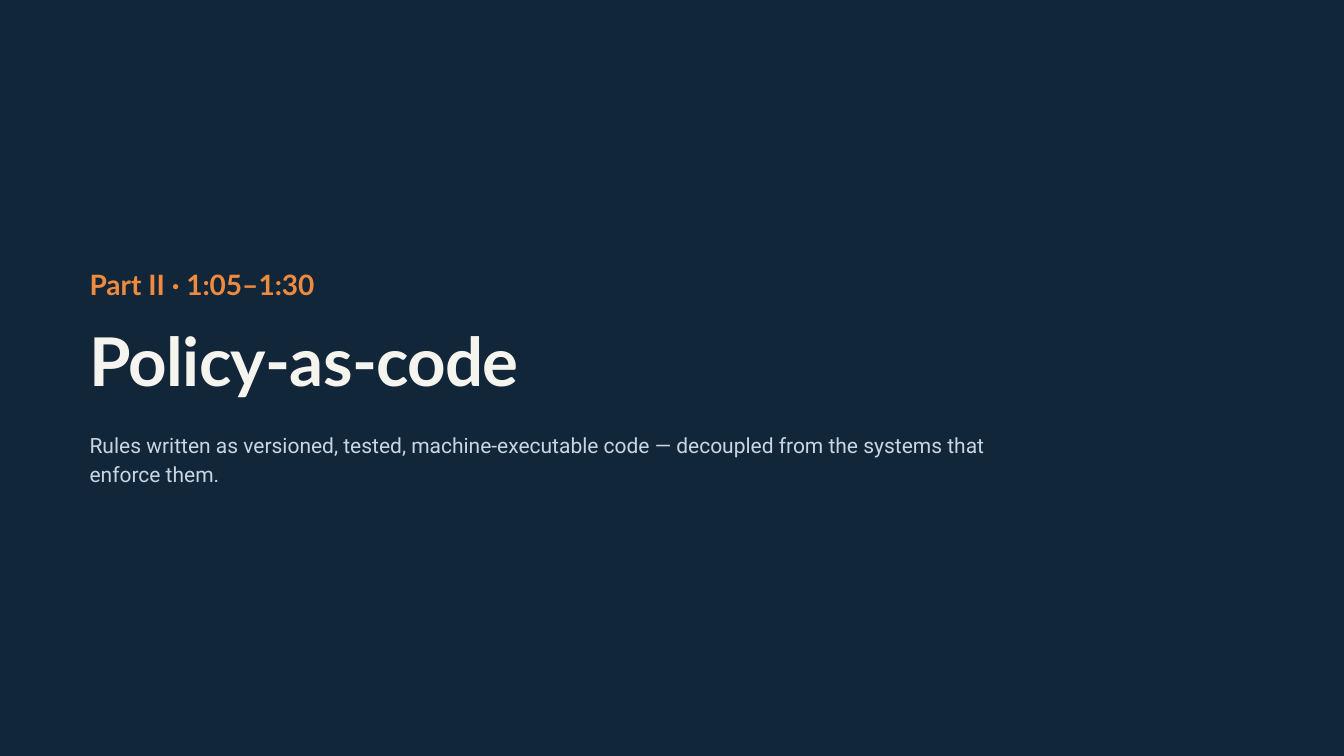
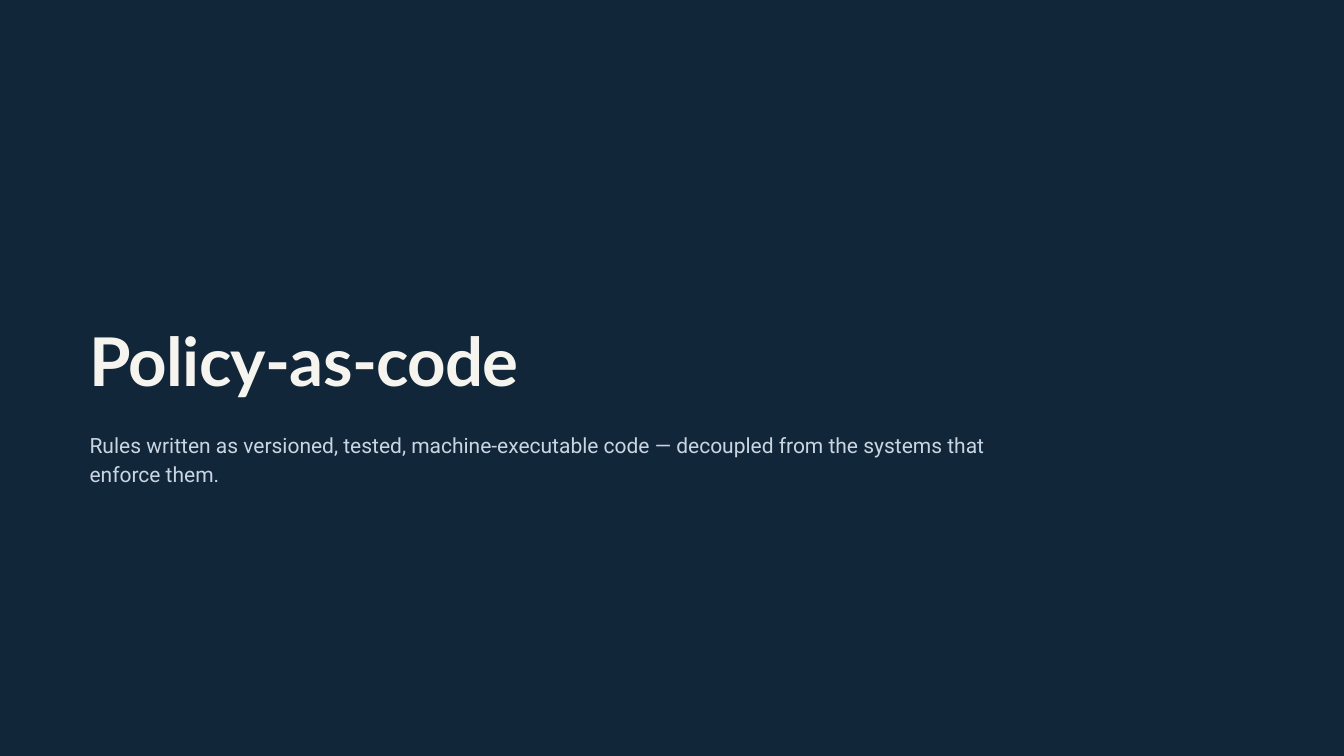
Before and after one commit to SannioEvolution/Material, a slide deck: slide 20 of 22 - Intent-Based Cloud Orchestration & Policy-as-Code for Compliance.pptx (slide 23 before the commit). Drawn at 1344x756 pixels with LibreOffice and Linux fonts; fonts in the diff are those of the drawing. Boxes give left, top, right and bottom in pixels: in the first picture for what was removed or moved away, otherwise in the second. Text is boxed around its words. In the diff, an @@ line names an element or a change of style, - is before the commit and + after.

```diff
--- a/22 - Intent-Based Cloud Orchestration & Policy-as-Code for Compliance.pptx
+++ b/22 - Intent-Based Cloud Orchestration & Policy-as-Code for Compliance.pptx
@@ text removed at box(90, 274, 314, 296) @@
-Part II · 1:05–1:30
```
Also in this commit, not shown: 8 other slides changed, 6 slides added, 4 slides removed, 1 other file.
